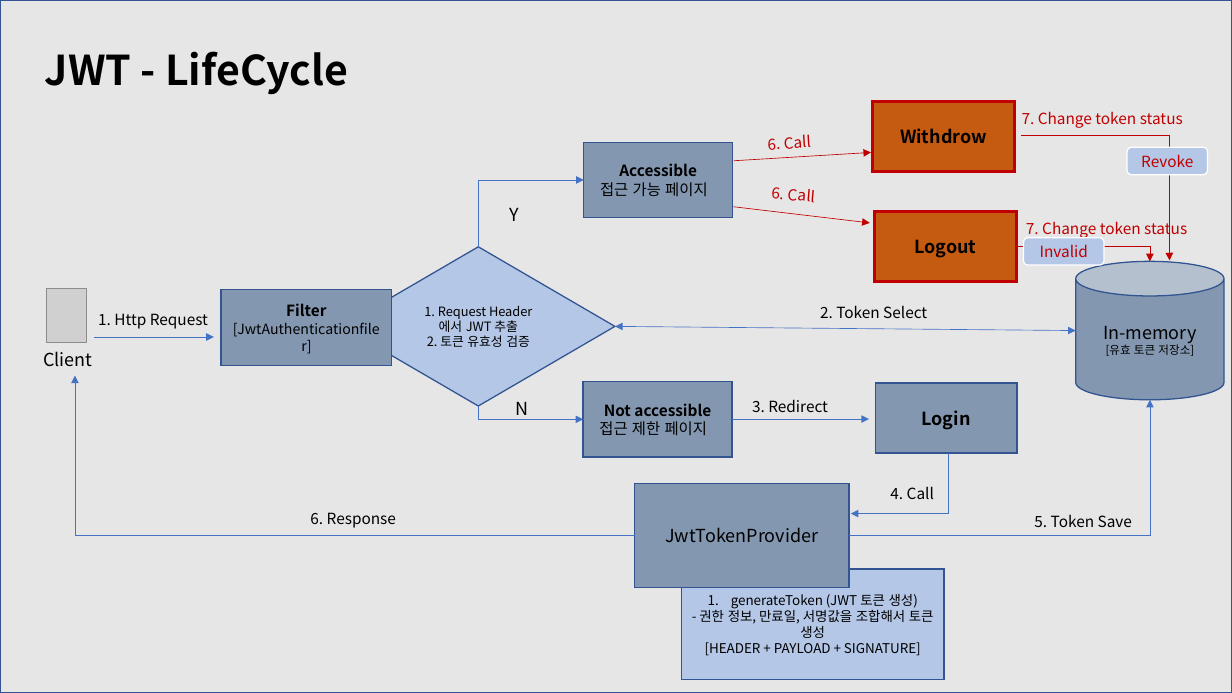
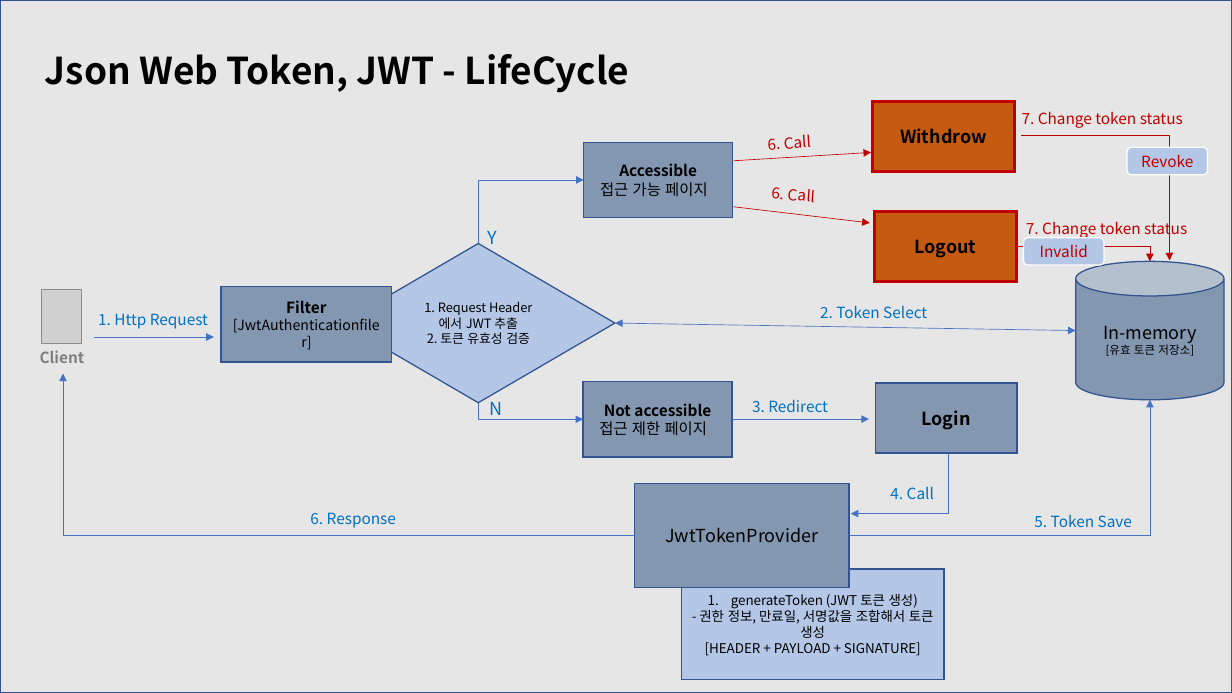
Before and after one commit to mon99745/SecurityReference, a slide deck: slide 3 of pptx/Readme-240503.pptx. Drawn at 1232x693 pixels with LibreOffice and Linux fonts; fonts in the diff are those of the drawing; grey boxes stand for pictures. Boxes give left, top, right and bottom in pixels: in the first picture for what was removed or moved away, otherwise in the second. Text is boxed around its words. In the diff, an @@ line names an element or a change of style, - is before the commit and + after.

```diff
--- a/pptx/Readme-240503.pptx
+++ b/pptx/Readme-240503.pptx
@@ title at (45,54,629,93): text changed; size 32 to 28.8 pt @@
-JWT - LifeCycle
+Json Web Token, JWT - LifeCycle
@@ elbow arrow moved from (479, 247) - (584, 180) to (479, 243) - (584, 180) @@
@@ text colour #000000 to #0070C0 in 8 elements at (98,313,208,329), (752,399,828,412), (310,512,396,528), (1034,514,1132,527), (820,305,927,318), (489,402,502,420), (890,486,934,499), (488,231,498,250) @@
@@ text "Y": place and size @@
-text "Y" at (510,208,520,221)
+text "Y" at (488,231,498,250)
@@ diamond "1. Request Header 에서 JWT ...": place and size @@
-diamond "1. Request Header 에서 JWT ..." at (342,247,616,406)
+diamond "1. Request Header 에서 JWT ..." at (342,243,616,402)
@@ picture: place and size @@
-picture at (46,288,86,342)
+picture at (42,289,81,343)
@@ rectangle "Filter": place and size @@
-rectangle "Filter" at (221,290,392,366)
+rectangle "Filter" at (221,287,392,362)
@@ text "Client" at (40,351,85,363): size 14 to 12 pt, text colour #000000 to #808080, bold on; alignment left to centre @@
@@ elbow arrow moved from (635, 536) - (75, 375) to (635, 536) - (63, 373) @@
@@ text "N": place and size @@
-text "N" at (515,402,528,420)
+text "N" at (489,402,502,420)
```
Also in this commit, not shown: 3 other slides changed, 1 slide added, 2 slides removed, 6 other files.
